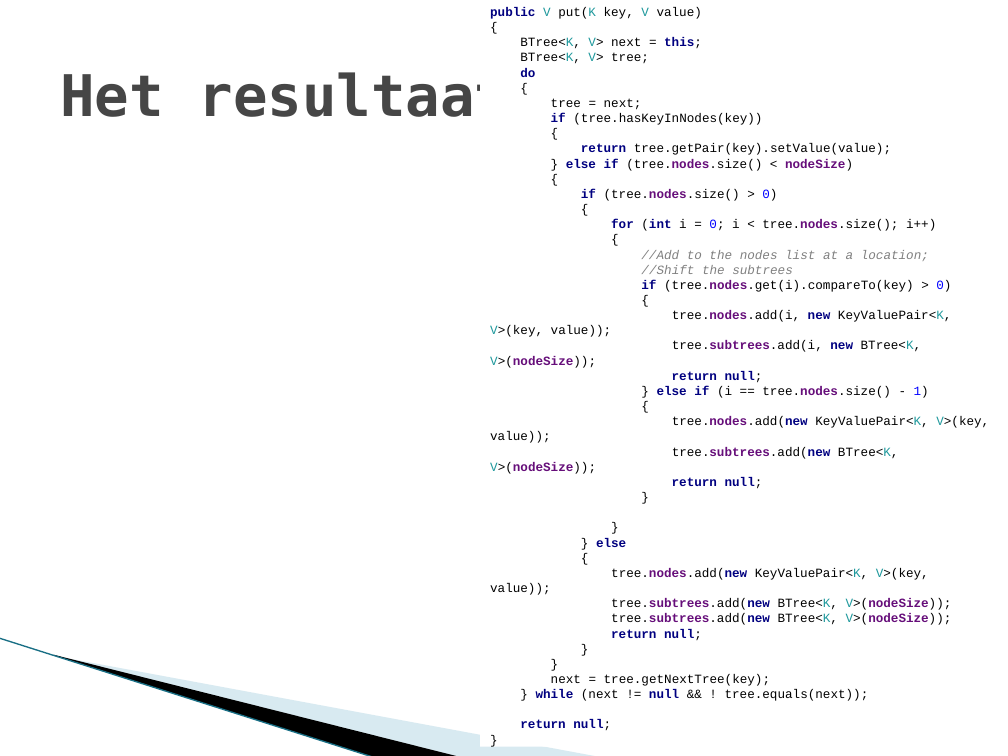
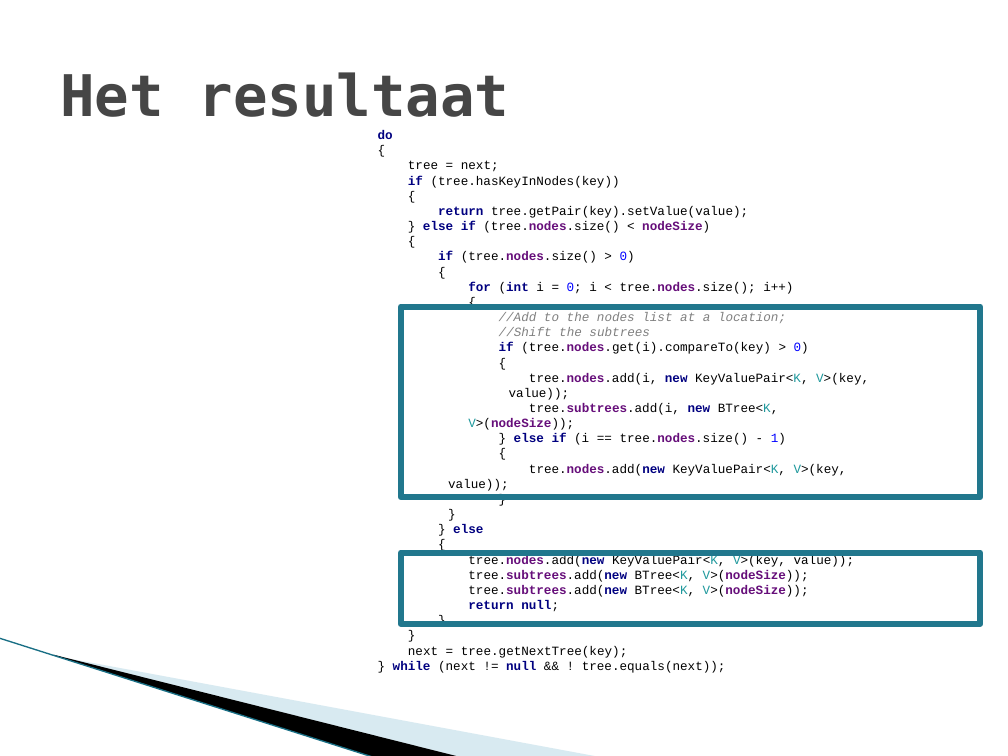
Before and after one commit to Green7izard/AP-AA, a slide deck: slide 5 of Week2/Week 2 B_Boom.pptx. Drawn at 1008x756 pixels with LibreOffice and Linux fonts; fonts in the diff are those of the drawing; background and template pictures are left out. Boxes give left, top, right and bottom in pixels: in the first picture for what was removed or moved away, otherwise in the second. Text is boxed around its words. In the diff, an @@ line names an element or a change of style, - is before the commit and + after.

Commit message:
update for the powerpoint

```diff
--- a/Week2/Week 2 B_Boom.pptx
+++ b/Week2/Week 2 B_Boom.pptx
@@ text at [378,130,869,673]: text changed @@
-public V put(K key, V value)
-{
-BTree<K, V> next = this;
-BTree<K, V> tree;
-do
-{
-tree = next;
-if (tree.hasKeyInNodes(key))
-{
-return tree.getPair(key).setValue(value);
-} else if (tree.nodes.size() < nodeSize)
-{
-if (tree.nodes.size() > 0)
-{
-for (int i = 0; i < tree.nodes.size(); i++)
-{
-//Add to the nodes list at a location;
-//Shift the subtrees
-if (tree.nodes.get(i).compareTo(key) > 0)
-{
-tree.nodes.add(i, new KeyValuePair<K, V>(key, value));
-tree.subtrees.add(i, new BTree<K, V>(nodeSize));
-return null;
-} else if (i == tree.nodes.size() - 1)
-{
-tree.nodes.add(new KeyValuePair<K, V>(key, value));
-tree.subtrees.add(new BTree<K, V>(nodeSize));
-return null;
-}
-}
-} else
-{
-tree.nodes.add(new KeyValuePair<K, V>(key, value));
-tree.subtrees.add(new BTree<K, V>(nodeSize));
-tree.subtrees.add(new BTree<K, V>(nodeSize));
-return null;
-}
-}
-next = tree.getNextTree(key);
-} while (next != null && ! tree.equals(next));
-return null;
-}
+do
+{
+tree = next;
+if (tree.hasKeyInNodes(key))
+{
+return tree.getPair(key).setValue(value);
+} else if (tree.nodes.size() < nodeSize)
+{
+if (tree.nodes.size() > 0)
+{
+for (int i = 0; i < tree.nodes.size(); i++)
+{
+//Add to the nodes list at a location;
+//Shift the subtrees
+if (tree.nodes.get(i).compareTo(key) > 0)
+{
+tree.nodes.add(i, new KeyValuePair<K, V>(key, value));
+tree.subtrees.add(i, new BTree<K, V>(nodeSize));
+} else if (i == tree.nodes.size() - 1)
+{
+tree.nodes.add(new KeyValuePair<K, V>(key, value));
+}
+}
+} else
+{
+tree.nodes.add(new KeyValuePair<K, V>(key, value));
+tree.subtrees.add(new BTree<K, V>(nodeSize));
+tree.subtrees.add(new BTree<K, V>(nodeSize));
+return null;
+}
+}
+next = tree.getNextTree(key);
+} while (next != null && ! tree.equals(next));
@@ rectangle added at [401,306,981,497], outline #21788D 4.33 pt @@
@@ rectangle added at [401,552,981,624], outline #21788D 4.33 pt @@
```
Also in this commit, not shown: 1 other slide changed.
